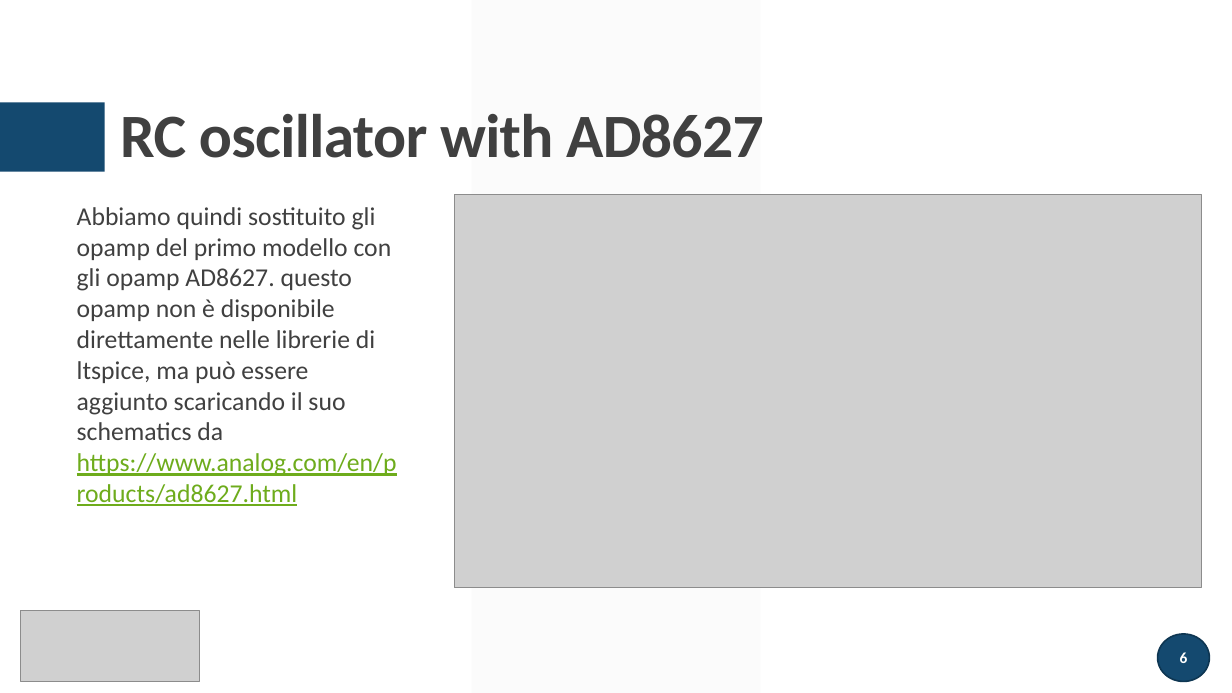
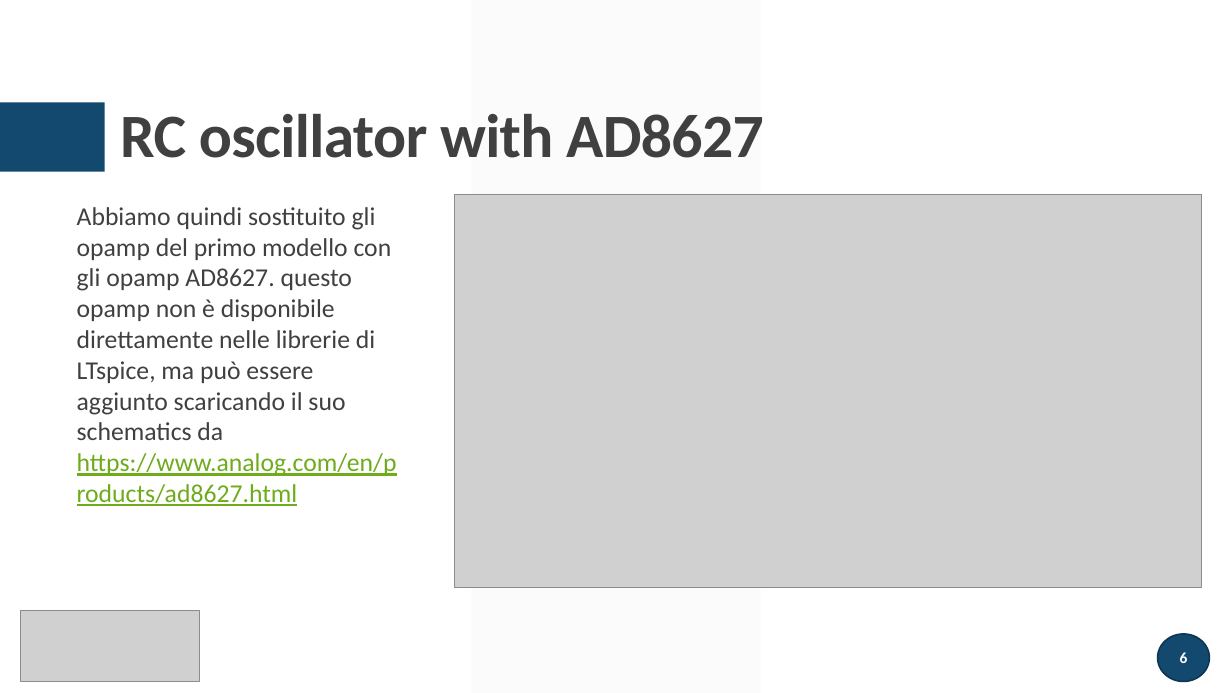
Before and after one commit to greco-salvatore/LTSpice, a slide deck: slide 6 of presentazione/presentazione.pptx. Drawn at 1232x693 pixels with LibreOffice and Linux fonts; fonts in the diff are those of the drawing; grey boxes stand for pictures. Boxes give left, top, right and bottom in pixels: in the first picture for what was removed or moved away, otherwise in the second. Text is boxed around its words. In the diff, an @@ line names an element or a change of style, - is before the commit and + after.

Commit message:
presentazione pdf

```diff
--- a/presentazione/presentazione.pptx
+++ b/presentazione/presentazione.pptx
@@ text at [77,207,397,506]: text changed @@
-Abbiamo quindi sostituito gli opamp del primo modello con gli opamp AD8627. questo opamp non è disponibile direttamente nelle librerie di ltspice, ma può essere aggiunto scaricando il suo schematics da https://www.analog.com/en/products/ad8627.html
+Abbiamo quindi sostituito gli opamp del primo modello con gli opamp AD8627. questo opamp non è disponibile direttamente nelle librerie di LTspice, ma può essere aggiunto scaricando il suo schematics da https://www.analog.com/en/products/ad8627.html
```
Also in this commit, not shown: 3 other slides changed, 1 other file.
